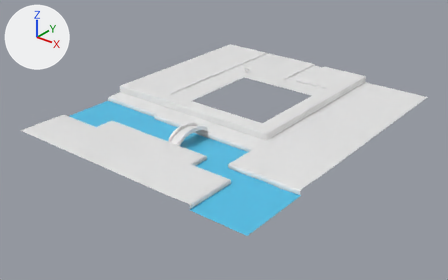
A saved change to the FBX model Assets/FBX/bg_floor.fbx.
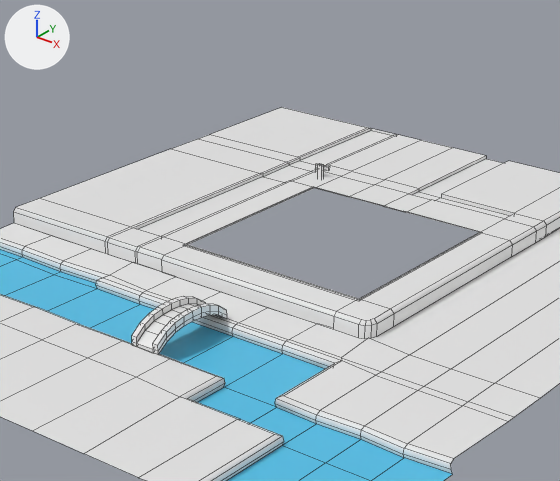
There are two pictures of each version: one whole from a 50 mm lens placed at (287.7, -398.1, 198.3), pointed at (-0.9, -37.4, -25.4), one close up on the part from 25% to 77% of the width and 0% to 71% of the height. Arrows for +X, +Y and +Z are at upper left; the lights stay in place. The close-ups show mesh edges as thin lines. Where no turn or scale is listed for an object, it has been applied to the vertices.

Script lines for the objects in view, before the commit:
```python
me_plane_014 = bpy.data.meshes.new('Plane.014')
me_plane_014.from_pydata(...)  # 428 vertices, 366 faces; spans x -110.0..110.0, y -154.0..110.0, z -10.0..5.0
# faces by material slot: [345, 21]
me_plane_014.materials.append(mat_default_holder)  # white #e7e7e7
me_plane_014.materials.append(mat_water_holder)  # cyan #51c0e7
# before: 1 (110.0, 110.0, -6.0), 3 (110.0, -50.0, -6.0) at pixel (540, 398), 4 (50.0, 110.0, -6.0), 6 (48.0, -48.0, -6.0), 100 (65.0, -50.0, -6.0) at pixel (409, 354)
# before: 101 (80.0, -50.0, -6.0) at pixel (451, 368), 102 (95.0, -50.0, -6.0) at pixel (494, 383), 103 (95.0, 110.0, -6.0), 104 (80.0, 110.0, -6.0), 105 (65.0, 110.0, -6.0)
ob_default_bg_1024_uv = bpy.data.objects.new('default_bg_1024_uv', me_plane_014)
ob_default_bg_1024_uv.location = (0.0, 0.0, 0.0)
```
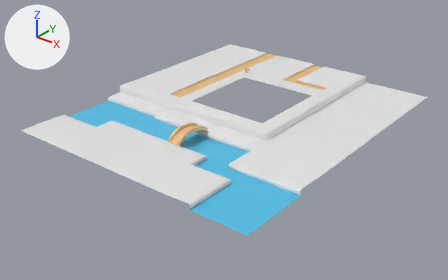
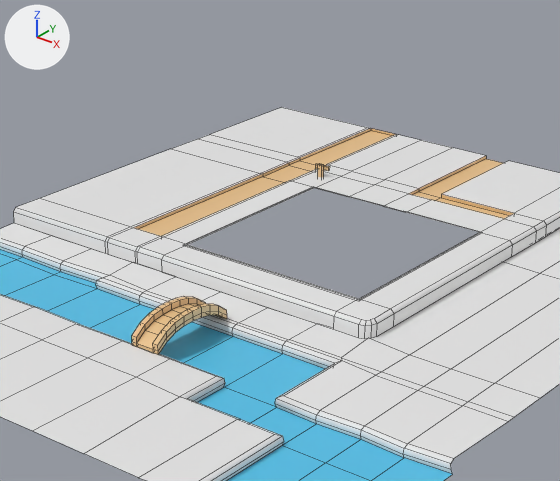
Where the newer file only moved an object's origin or applied its transform, the numbers keep the older frame.

What differs and where, as boxes [x1, y1, x2, y2] in the close-ups (560 x 481 px):
part 1 of me_plane_014, built on
    both: [371, 229, 560, 398]
part 2 of me_plane_014, recoloured (white to beige)
    both: [132, 128, 514, 355]

Edits to the bpy script that builds the scene:
```text
Add mat_other_holder:
    mat_other_holder = principled_material('other_holder')
    mat_other_holder.base_color = (0.8, 0.525, 0.252)  # beige #e7c089
Change me_plane_014:
    used by ob_default_bg_1024_uv; location = (0.0, 0.0, 0.0)
    verts and faces of me_plane_014; kept vertices keep their numbers, new ones are numbered from 428
    remove me_plane_014.from_pydata(...)  # 428 vertices, 366 faces; spans x -110.0..110.0, y -154.0..110.0, z -10.0..5.0
    add me_plane_014.from_pydata(...)  # 433 vertices, 370 faces; spans x -110.0..110.0, y -154.0..110.0, z -10.0..5.0
    me_plane_014 part 1
    add delete_faces([(1, 103, 102, 3), (4, 6, 100, 105), (100, 101, 104, 105), (101, 102, 103, 104)])
    add for new, old in zip([*range(428, 432)], [1, 103, 104, 105]): verts[new] = verts[old] + (0.0, -80.0, 0.0)
    add verts[432] = (49.0, 31.0, -6.0)
    add faces += [(3, 428, 429, 102), (6, 100, 431, 432), (100, 101, 430, 431), (101, 102, 429, 430), (103, 104, 430, 429), (104, 105, 431, 430)]  # mat_default_holder (white #e7e7e7)
    add faces += [(4, 432, 431, 105), (1, 103, 429, 428)]  # mat_default_holder (white #e7e7e7)
    me_plane_014 part 2: 142 faces spanning x -62.0..36.0, y -98.0..110.0, z -6.0..5.0 switch from mat_default_holder (white #e7e7e7) to mat_other_holder (beige #e7c089)
```
